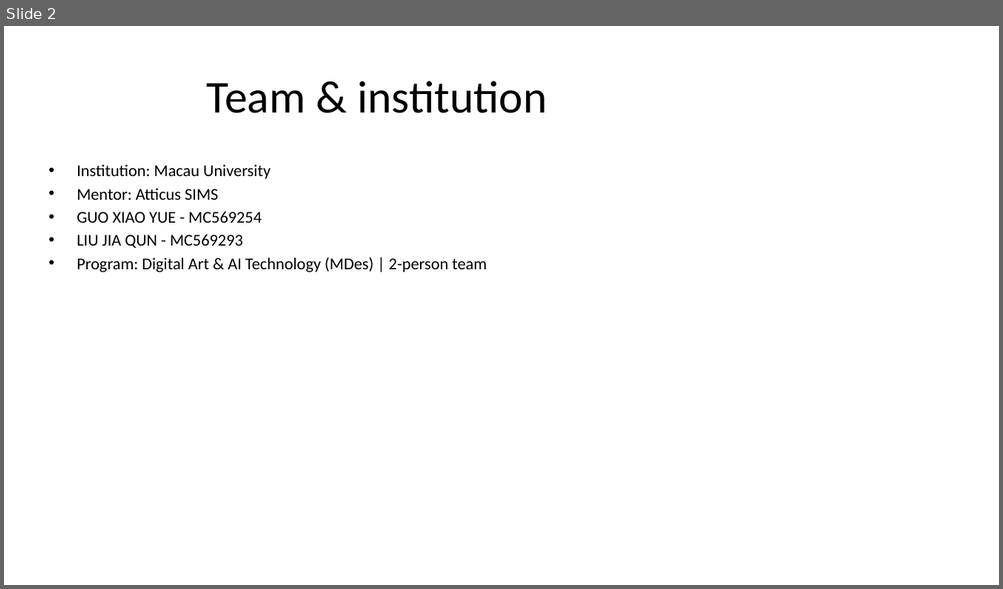
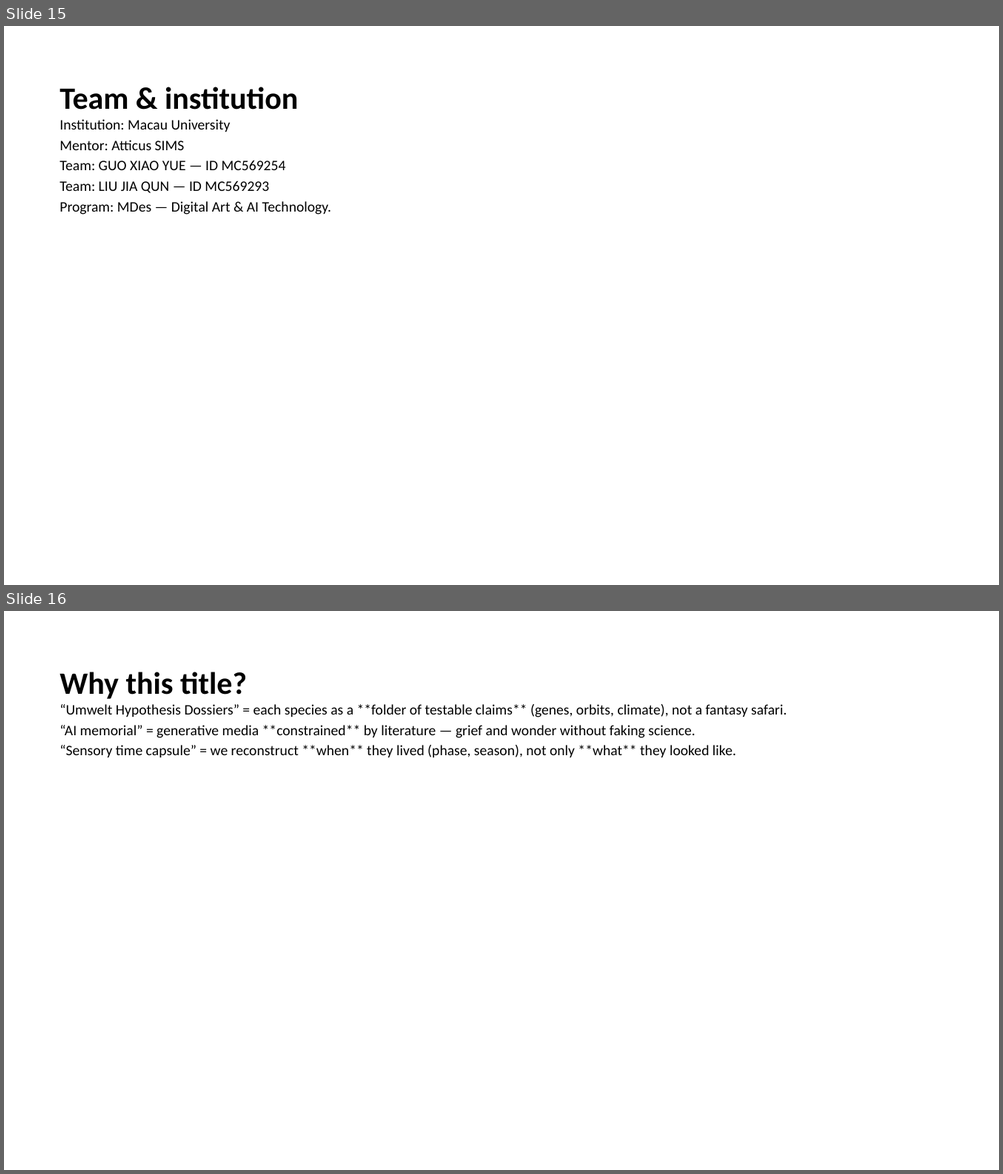
Before and after one commit to macaumonsoon/Biodesign-Project, a slide deck: slides/export/Archive_of_Extinction_Final_BDC2026.pptx. Shown one above the other, each under a label of ours: slide 2 before the commit, slides 15 and 16 after it. The pictures are 1003x589 and 1003x1174 pixels, drawn with LibreOffice and Linux fonts; fonts in the diff are those of the drawing. Boxes give left, top, right and bottom in pixels: in the first picture for what was removed or moved away, otherwise in the second. Text is boxed around its words. In the diff, an @@ line names an element or a change of style, - is before the commit and + after.

```diff
--- a/slides/export/Archive_of_Extinction_Final_BDC2026.pptx
+++ b/slides/export/Archive_of_Extinction_Final_BDC2026.pptx
@@ slide 16 added at (4,611,999,1170), background #FFFFFF @@
@@ text added at (60,672,786,758), 14 pt, text #000000 @@
+Why this title?
+“Umwelt Hypothesis Dossiers” = each species as a **folder of testable claims** (genes, orbits, climate), not a fantasy safari.
+“AI memorial” = generative media **constrained** by literature — grief and wonder without faking science.
+“Sensory time capsule” = we reconstruct **when** they lived (phase, season), not only **what** they looked like.
@@ what was slide 2 is now slide 15 @@
@@ slide 15 changed as well @@
@@ text "Team & institution": place and size @@
-text "Team & institution" at (77,164,486,272)
+text "Team & institution" at (60,87,331,215)
@@ text at (60,87,298,110): paragraph added @@
+Team & institution
@@ title removed at (207,81,546,113) @@
-Team & institution
@@ text at (60,119,230,150): size 16 to 14 pt in "Institution: Macau University", "Mentor: Atticus SIMS"; bullet • to none @@
@@ text at (60,160,331,215): text changed; size 16 to 14 pt @@
-• GUO XIAO YUE - MC569254
-• LIU JIA QUN - MC569293
-• Program: Digital Art & AI Technology (MDes) | 2-person team
+Team: GUO XIAO YUE — ID MC569254
+Team: LIU JIA QUN — ID MC569293
+Program: MDes — Digital Art & AI Technology.
```
Also in this commit, not shown: 2 other slides changed, 48 other slides added, 18 slides removed, 1 other file.
